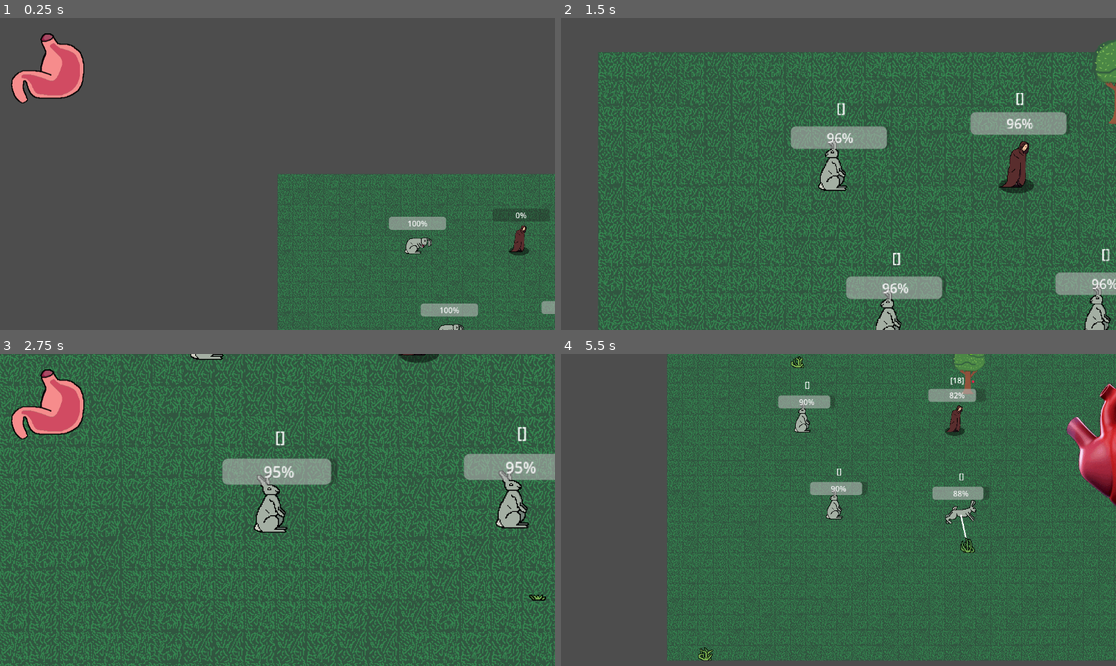
Above: before the commit, frames 1-4 (two rows, left to right).
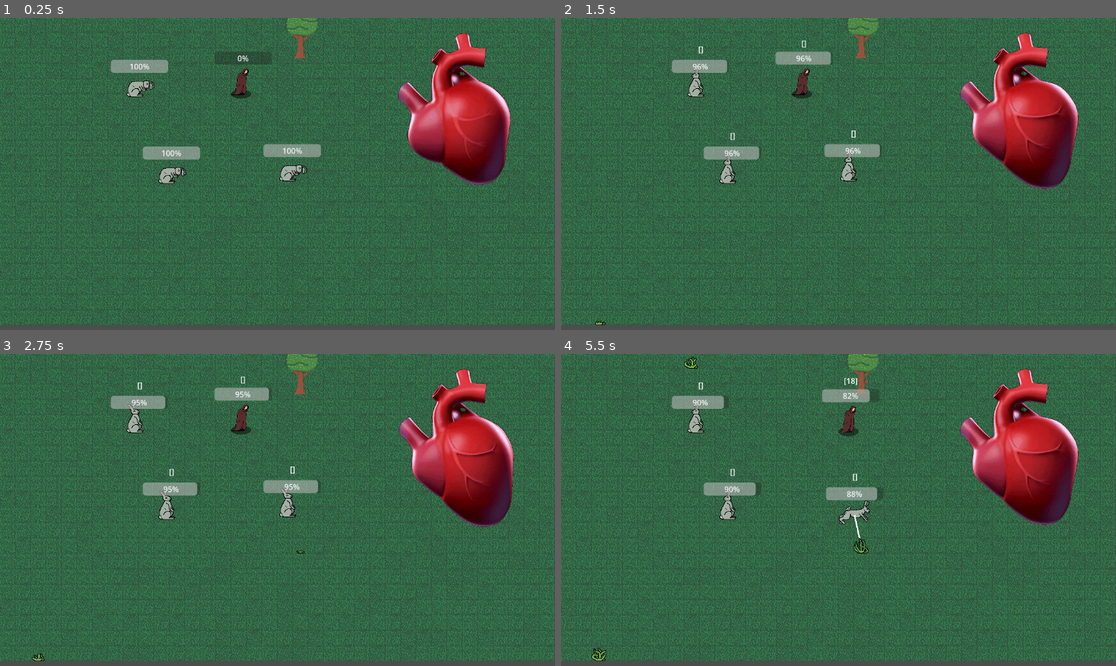
Above: after the commit, the same moments.

Repository: rundoom/Upraiser
Game: Godot game, scene res://creature/grass_test.tscn
The game is run twice, just before and just after one commit, with the same random seed, the same clock (stepped at 60 frames per second) and the same inputs.
Inputs (mouse positions are in pixels of both pictures, inside the frame that each line leads up to):
- Up to frame 1 (0.25 s): no input
- Up to frame 2 (1.5 s): move the mouse to (977, 245) at 0.52 s; press the mouse at (977, 245) at 0.53 s; move the mouse to (1049, 170) at 1.27 s; release the mouse at (1049, 170) at 1.28 s; right-click (1049, 170) at 1.35 s
- Up to frame 3 (2.75 s): move the mouse to (310, 597) at 2.02 s; press the mouse at (310, 597) at 2.03 s
- Up to frame 4 (5.5 s): move the mouse to (1082, 510) at 2.77 s; release the mouse at (1082, 510) at 2.78 s; right-click (1082, 510) at 2.85 s; move the mouse to (1005, 556) at 3.52 s; press the mouse at (1005, 556) at 3.53 s; move the mouse to (672, 463) at 4.27 s; release the mouse at (672, 463) at 4.28 s; right-click (672, 463) at 4.35 s; move the mouse to (866, 510) at 5.02 s; press the mouse at (866, 510) at 5.03 s

The runs differ from the first frame. In frame 1, 84% of the frame differs, in the area x 0-100%, y 0-100%; in frame 2, 57%; in frame 3, 48%; in frame 4, 54%.

Commit message:
Fixed energy overflow bug

Diff:
--- a/creature/npc/npc.gd
+++ b/creature/npc/npc.gd
@@ -39,6 +39,7 @@
 	set(val):
 		toggle_ui_signals(val)
 		if val:
+			print(self)
 			for it in get_tree().get_nodes_in_group("pickable"):
 				if it == self: continue
 				it.is_picked = false
@@ -94,7 +95,7 @@
 func energy_consume() -> void:
 	energy -= energy_consume_idle * 5
 	for it in food:
-		var volume_subtractor = min(it.dissolve_tick, it.volume)
+		var volume_subtractor = min((MAX_ENERGY - energy) / it.dissolve_rate, it.dissolve_tick, it.volume)
 		var food_value = volume_subtractor * it.dissolve_rate
 
 		it.volume -= volume_subtractor
--- a/general/stomach.tscn
+++ b/general/stomach.tscn
@@ -5,6 +5,7 @@
 [ext_resource type="Texture2D" uid="uid://dkdotu1gx5ngd" path="res://general/желудок(внутр).png" id="3_1f3b0"]
 
 [node name="Stomach" type="StaticBody2D" groups=["$food_change"]]
+visible = false
 collision_layer = 128
 collision_mask = 128
 script = ExtResource("1_5etsb")
--- a/world/world.tscn
+++ b/world/world.tscn
@@ -179,6 +179,7 @@
 [node name="CanvasLayer" parent="." instance=ExtResource("7_o7yiw")]
 
 [node name="MainCamera" type="Camera2D" parent="." groups=["main_camera"]]
+position = Vector2(577, 326)
 position_smoothing_enabled = true
 script = ExtResource("7_8nthv")
 
Not shown, added: export_presets.cfg
